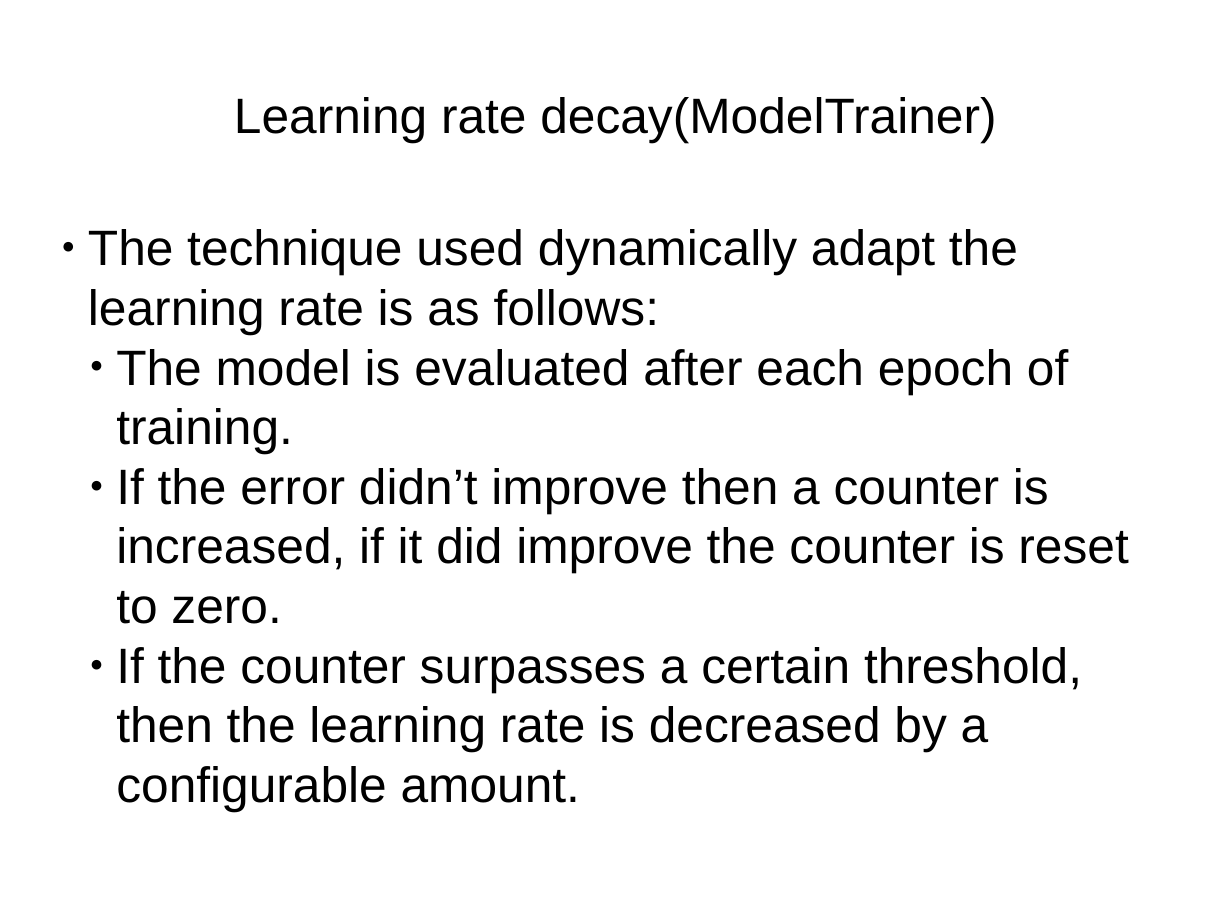
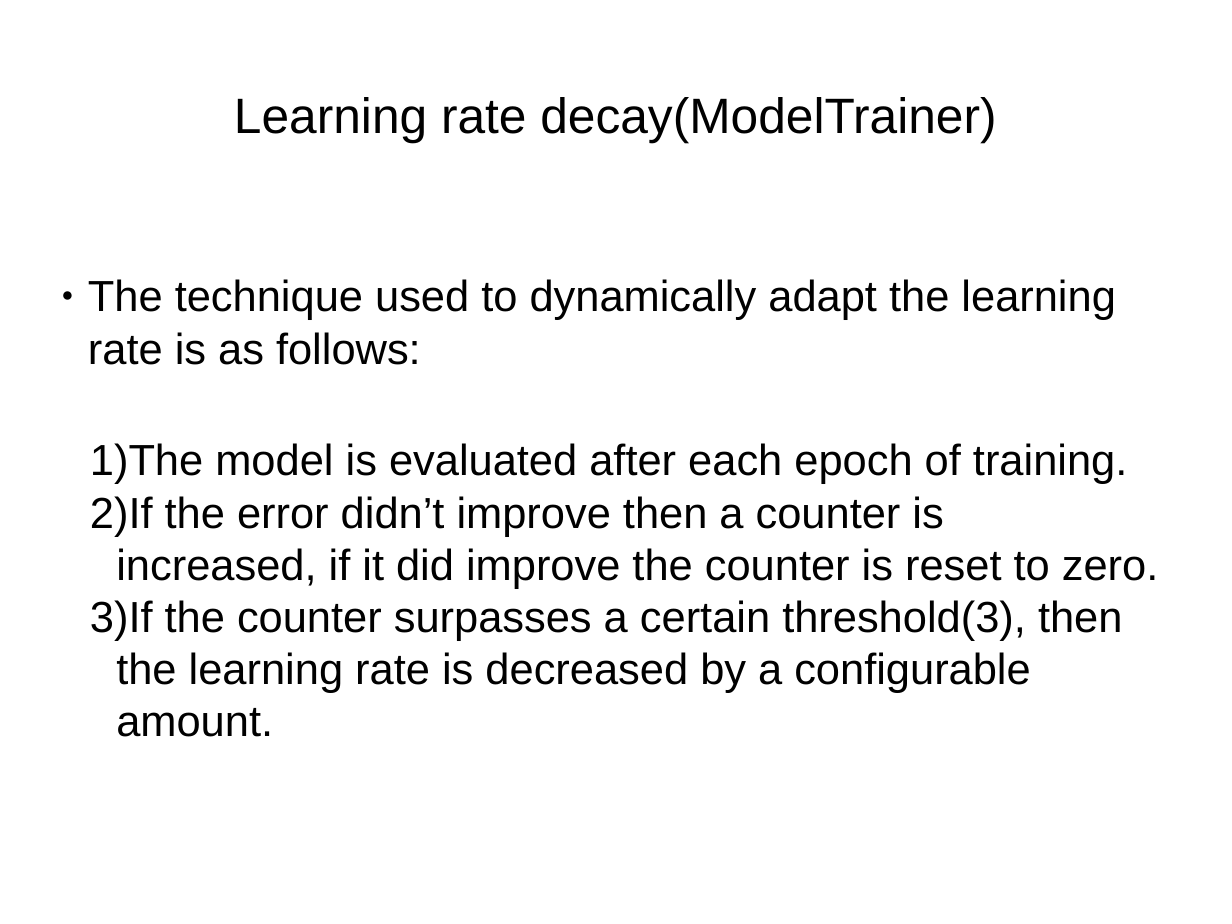
Before and after one commit to sebastianmontero/ritsumeikan-written-docs, a slide deck: slide 16 of car-sales-prediction-presentation.odp (slide 18 before the commit). Drawn at 1232x924 pixels with LibreOffice and Linux fonts; fonts in the diff are those of the drawing. Boxes give left, top, right and bottom in pixels: in the first picture for what was removed or moved away, otherwise in the second. Text is boxed around its words. In the diff, an @@ line names an element or a change of style, - is before the commit and + after.

Commit message:
Added car sales prediction models

```diff
--- a/car-sales-prediction-presentation.odp
+++ b/car-sales-prediction-presentation.odp
@@ text at box(88, 279, 1115, 365): text changed; size 32 to 28 pt @@
-● The technique used dynamically adapt the learning rate is as follows:
+● The technique used to dynamically adapt the learning rate is as follows:
@@ text at box(90, 443, 1158, 589): size 32 to 28 pt in "The model is evaluated after each epoch ...", "If the error didn’t improve then a ..."; bullet ● to 1) @@
@@ text at box(90, 600, 1123, 737): text changed; size 32 to 28 pt @@
-● If the counter surpasses a certain threshold, then the learning rate is decreased by a configurable amount.
+3) If the counter surpasses a certain threshold(3), then the learning rate is decreased by a configurable amount.
```
Also in this commit, not shown: 16 other slides changed, 1 slide added, 6 other files.
